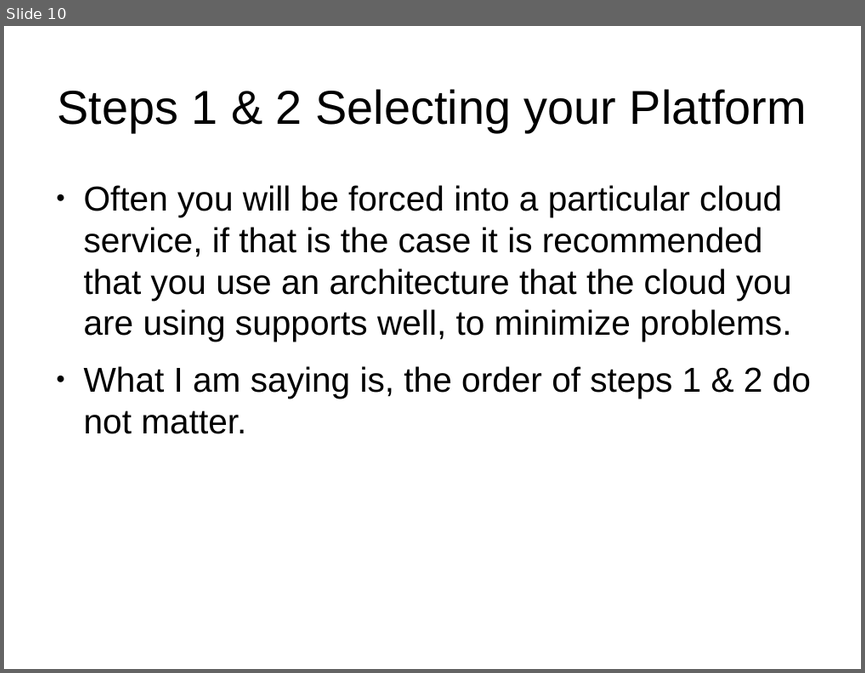
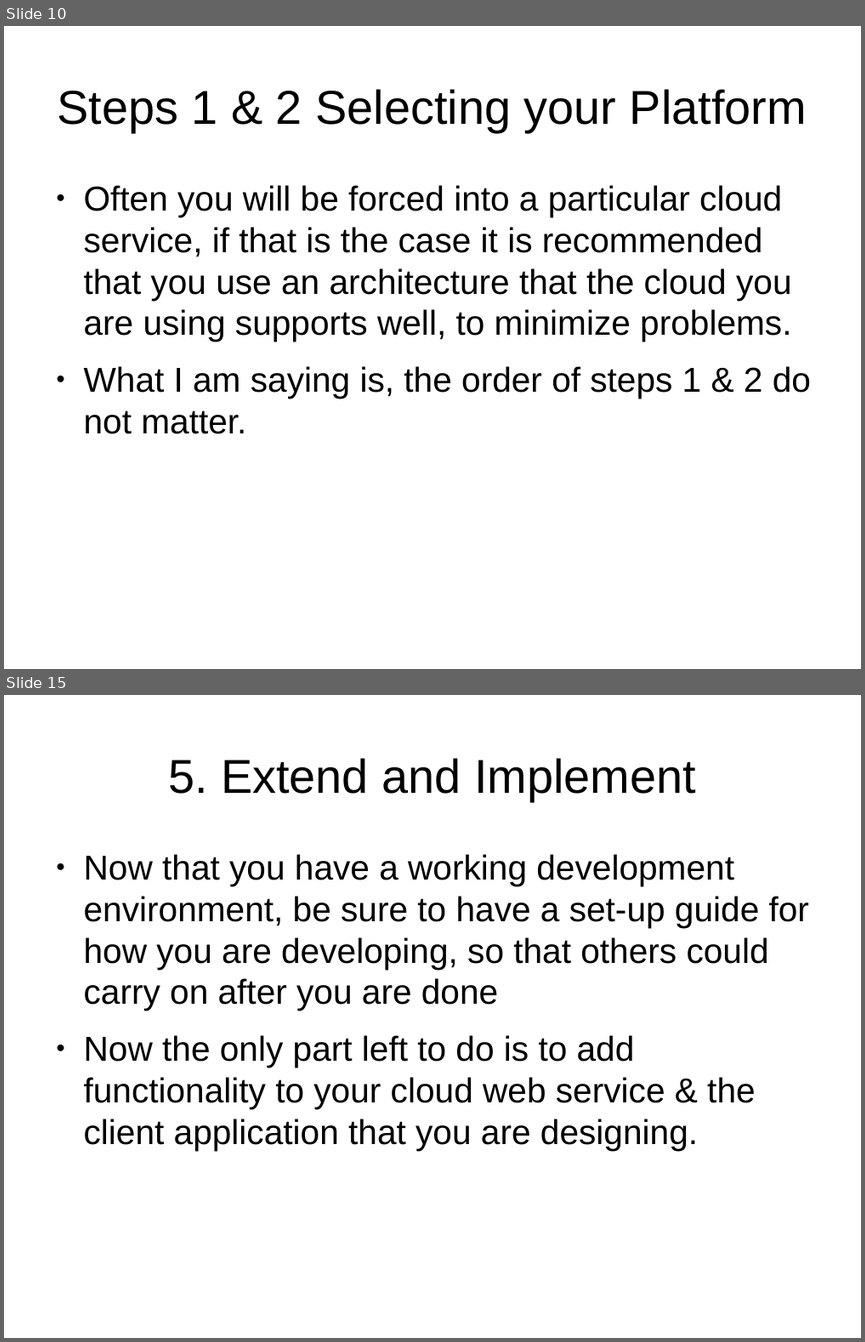
Before and after one commit to james-ehlmann/latech-iot-proof-of-concept, a slide deck: proof-of-concept/documentation/presentation_for_iot.odp. Shown one above the other, each under a label of ours: slide 10 before the commit, slides 10 and 15 after it; the slides between them are not shown. The pictures are 865x673 and 865x1342 pixels, drawn with LibreOffice and Linux fonts; fonts in the diff are those of the drawing. Boxes give left, top, right and bottom in pixels: in the first picture for what was removed or moved away, otherwise in the second. Text is boxed around its words. In the diff, an @@ line names an element or a change of style, - is before the commit and + after.

```diff
--- a/proof-of-concept/documentation/presentation_for_iot.odp
+++ b/proof-of-concept/documentation/presentation_for_iot.odp
@@ slide 15 added at bbox=[4, 695, 861, 1338], background #FFFFFF @@
@@ title added at bbox=[168, 758, 696, 801], 44 pt, text #000000 @@
+5. Extend and Implement
@@ text added at bbox=[84, 854, 809, 1150], 32 pt, text #000000 @@
+● Now that you have a working development environment, be sure to have a set-up guide for how you are developing, so that others could carry on after you are done
+● Now the only part left to do is to add functionality to your cloud web service & the client application that you are designing.
```
Also in this commit, not shown: 3 slides changed, 2 other slides added, 1 other file.
